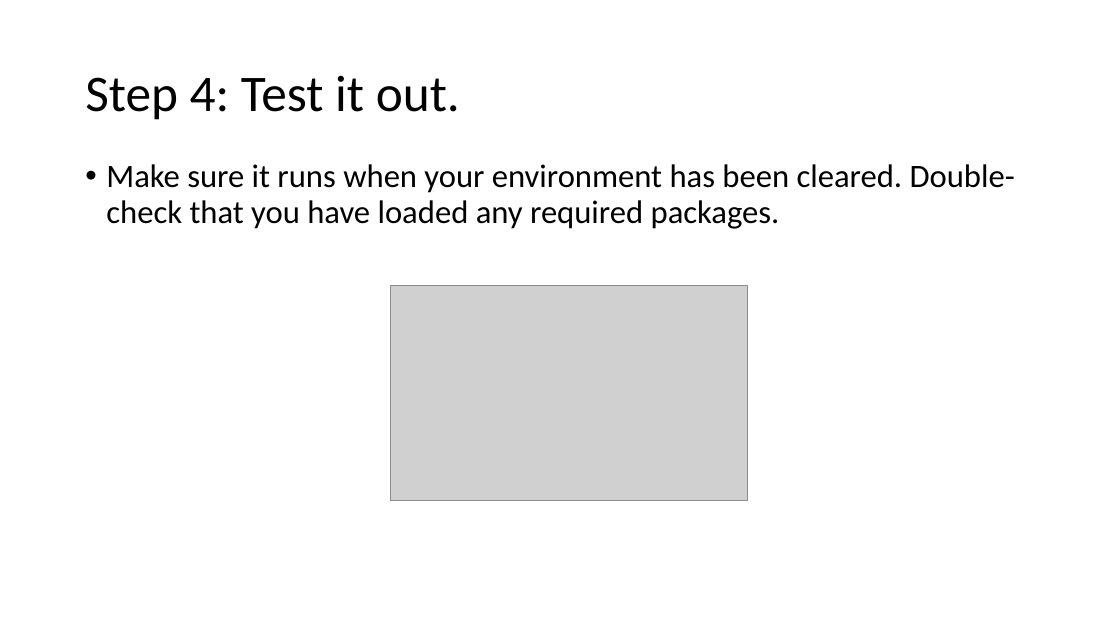
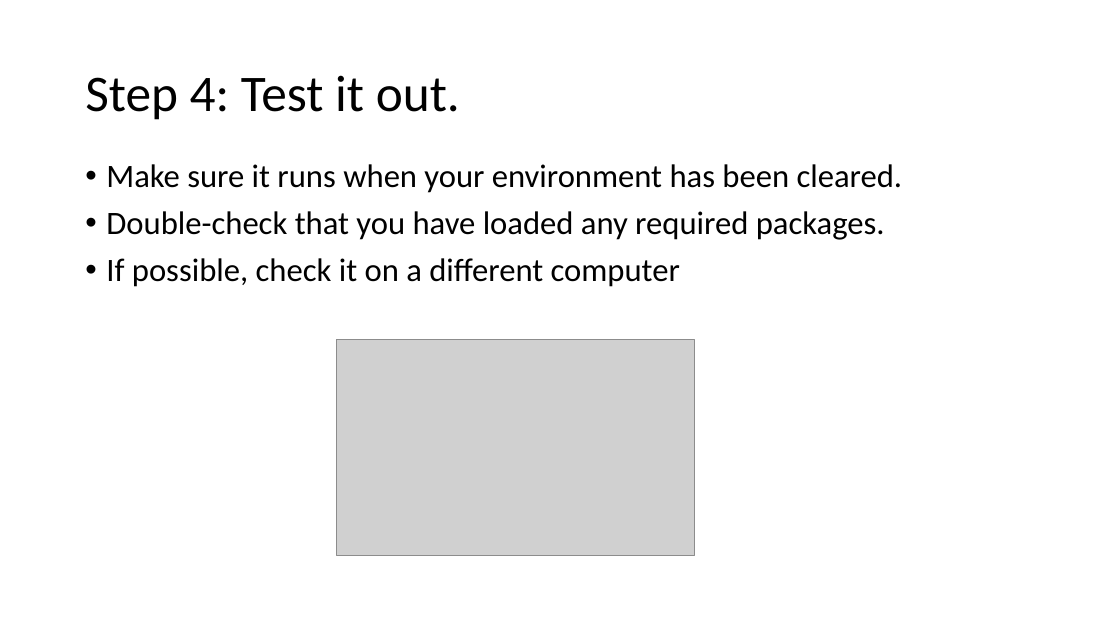
Before and after one commit to InteragencyEcologicalProgram/DataScience, a slide deck: slide 11 of 2020.05.21/The Art of the ReprEx.pptx (slide 10 before the commit). Drawn at 1120x630 pixels with LibreOffice and Linux fonts; fonts in the diff are those of the drawing; grey boxes stand for pictures. Boxes give left, top, right and bottom in pixels: in the first picture for what was removed or moved away, otherwise in the second. Text is boxed around its words. In the diff, an @@ line names an element or a change of style, - is before the commit and + after.

```diff
--- a/2020.05.21/The Art of the ReprEx.pptx
+++ b/2020.05.21/The Art of the ReprEx.pptx
@@ text at <box>106,164,903,287</box>: text changed @@
-• Make sure it runs when your environment has been cleared. Double-check that you have loaded any required packages.
+• Make sure it runs when your environment has been cleared.
+• Double-check that you have loaded any required packages.
+• If possible, check it on a different computer
@@ picture: place and size @@
-picture at <box>391,286,748,501</box>
+picture at <box>337,340,694,555</box>
```
Also in this commit, not shown: 2 other slides changed, 1 slide added, 1 other file.
